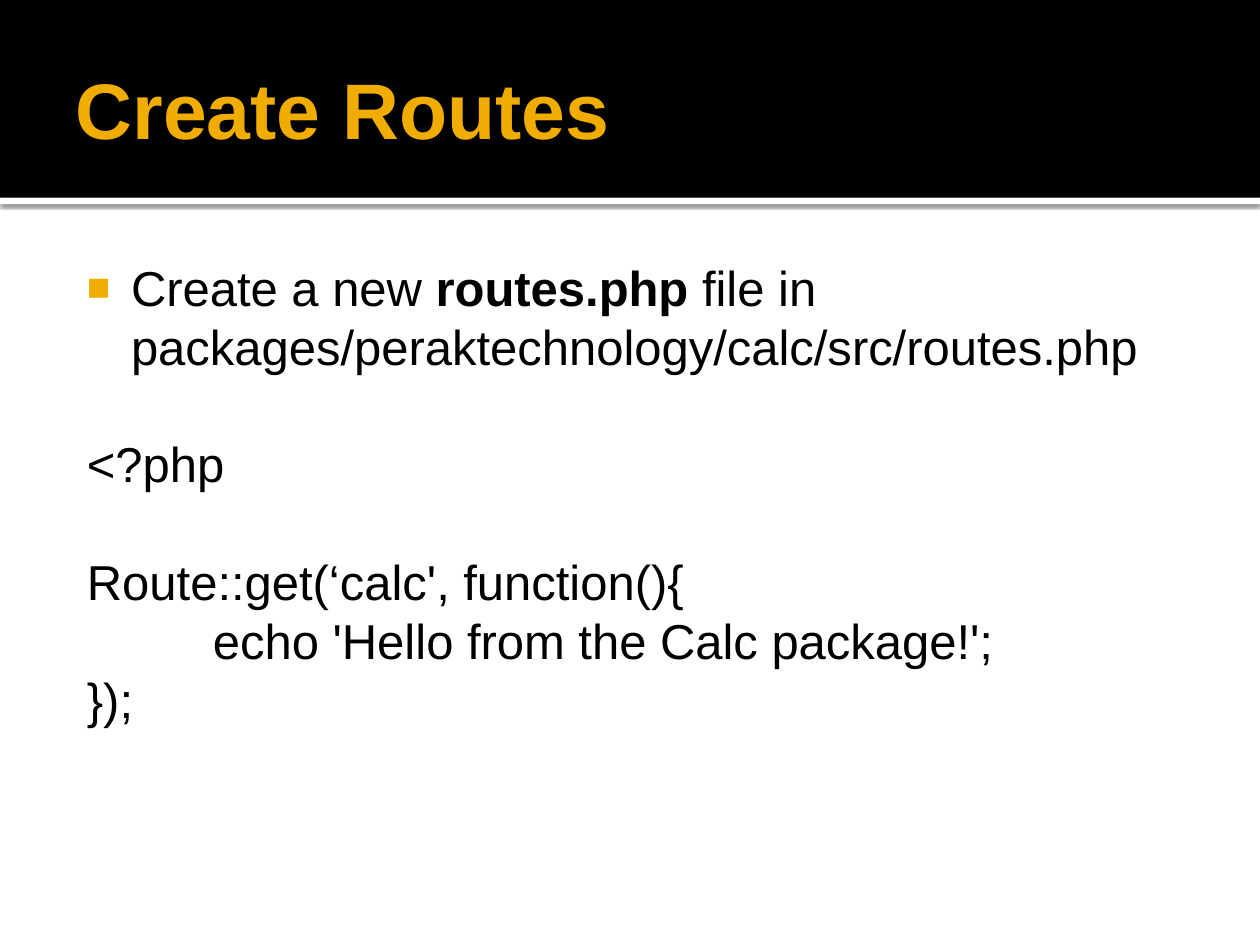
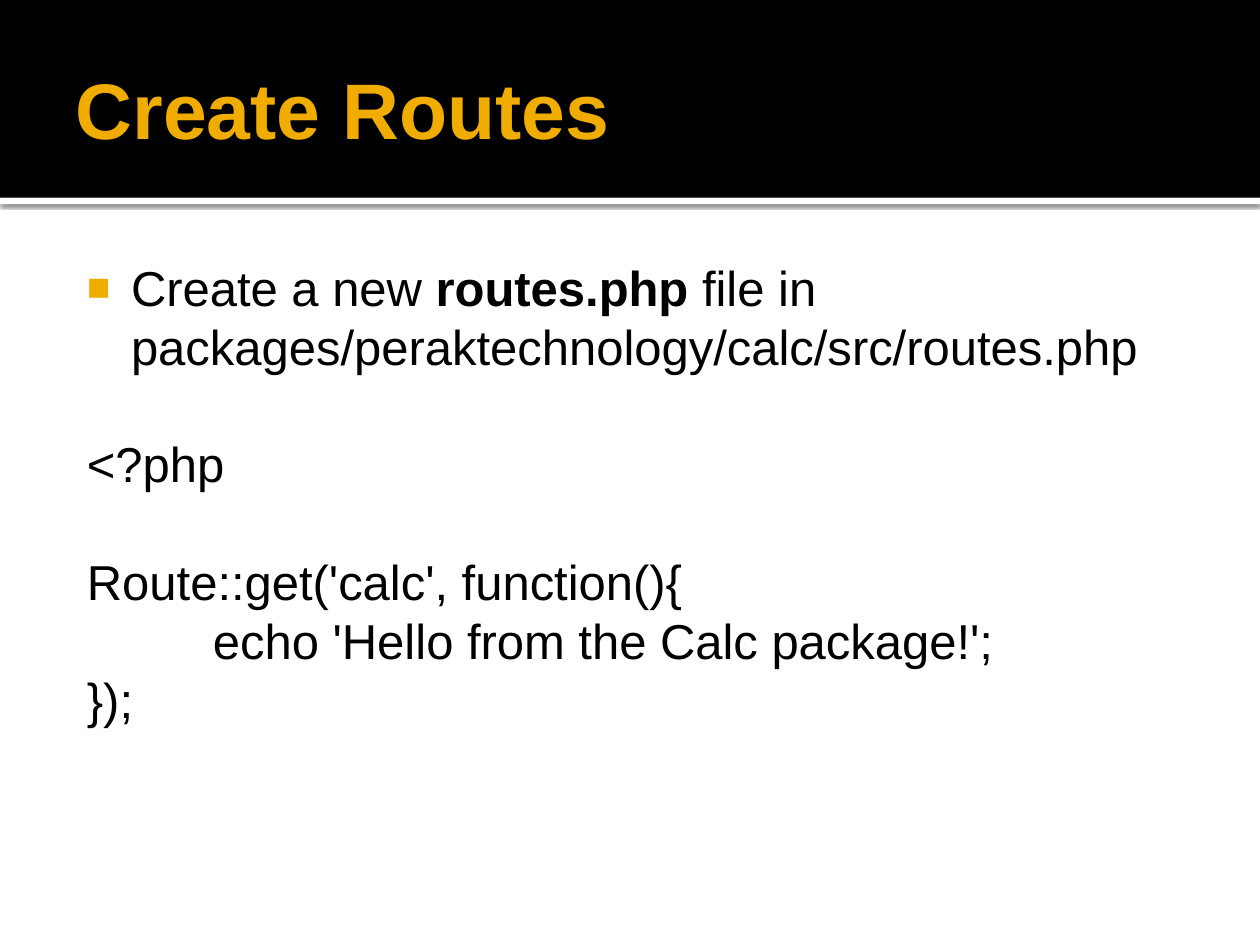
Before and after one commit to peraktechnology/laravel, a slide deck: slide 11 of 11. Package Development/Laravel Package Development.pptx. Drawn at 1260x945 pixels with LibreOffice and Linux fonts; fonts in the diff are those of the drawing; background and template pictures are left out. Boxes give left, top, right and bottom in pixels: in the first picture for what was removed or moved away, otherwise in the second. Text is boxed around its words. In the diff, an @@ line names an element or a change of style, - is before the commit and + after.

```diff
--- a/11. Package Development/Laravel Package Development.pptx
+++ b/11. Package Development/Laravel Package Development.pptx
@@ text at <box>87,564,682,610</box>: text changed @@
-Route::get(‘calc', function(){
+Route::get('calc', function(){
```
Also in this commit, not shown: 5 other slides changed.
